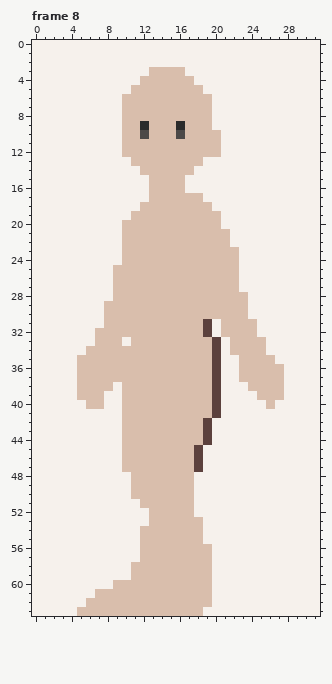
Pixel-art file -- assets/art/characters/asprite/character-walkcycle.aseprite. This is how it looked before the edit.
32x64 pixels, 8 frames. Shown: frame 8.
After:
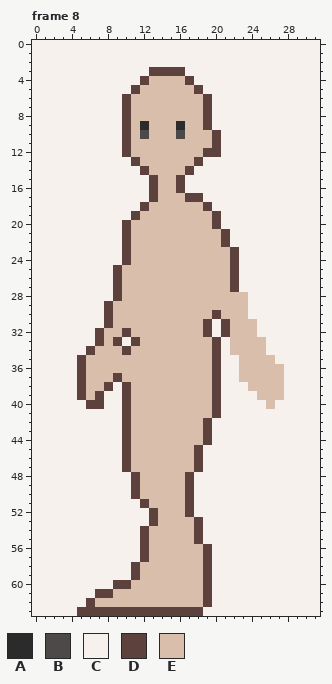
Palette (. is transparent): A #2b2b2b  B #4c4948  C #f6f1ec  D #5c413d  E #d9beac
What changed:
Frame 8, layer "skin-outline":
The edit turns colour E into colour D in row 3 at x 13 to 16; in row 4 at x 12 and 17; in row 5 at x 11 and 18; in rows 6 to 9 at x 10 and 19; in rows 10 to 11 at x 10 and 20; in row 12 at x 10 and 19 to 20.
The edit turns colour E into colour D in row 13 at x 11 and 18; in row 14 at x 12 and 17; in rows 15 to 16 at x 13 and 16; in row 17 at x 13 and 17 to 18; in row 18 at x 12 and 19; in row 19 at x 11 and 20.
The edit turns colour E into colour D in row 20 at x 10 and 20; in rows 21 to 22 at x 10 and 21; in rows 23 to 24 at x 10 and 22; in rows 25 to 27 at x 9 and 22; in row 28 at x 9; in row 29 at x 8.
The edit turns colour E into colour D in row 30 at x 8 and 20; in row 31 at x 8 and 21; in row 32 at x 7, 10 and 21; in row 33 at x 7, 9 and 11; in row 34 at x 6 and 10; in rows 35 to 36 at x 5.
The edit turns colour E into colour D in row 37 at x 5 and 9; in row 38 at x 5, 8 and 10; in row 39 at x 5, 7 and 10; in row 40 at x 6 to 7 and 10; in rows 41 to 47 at x 10; in rows 48 to 50 at x 11 and 17.
The edit turns colour E into colour D in row 51 at x 12 and 17; in row 52 at x 13 and 17; in row 53 at x 13 and 18; in rows 54 to 55 at x 12 and 18; in rows 56 to 57 at x 12 and 19; in rows 58 to 59 at x 11 and 19.
The edit turns colour E into colour D in row 60 at x 9 to 10 and 19; in row 61 at x 7 to 8 and 19; in row 62 at x 6 and 19; in row 63 at x 5 to 18.
Boxes around the changes in both pictures, in picture pixels (x1, y1, x2, y2):
changed: (77, 67, 239, 616)
